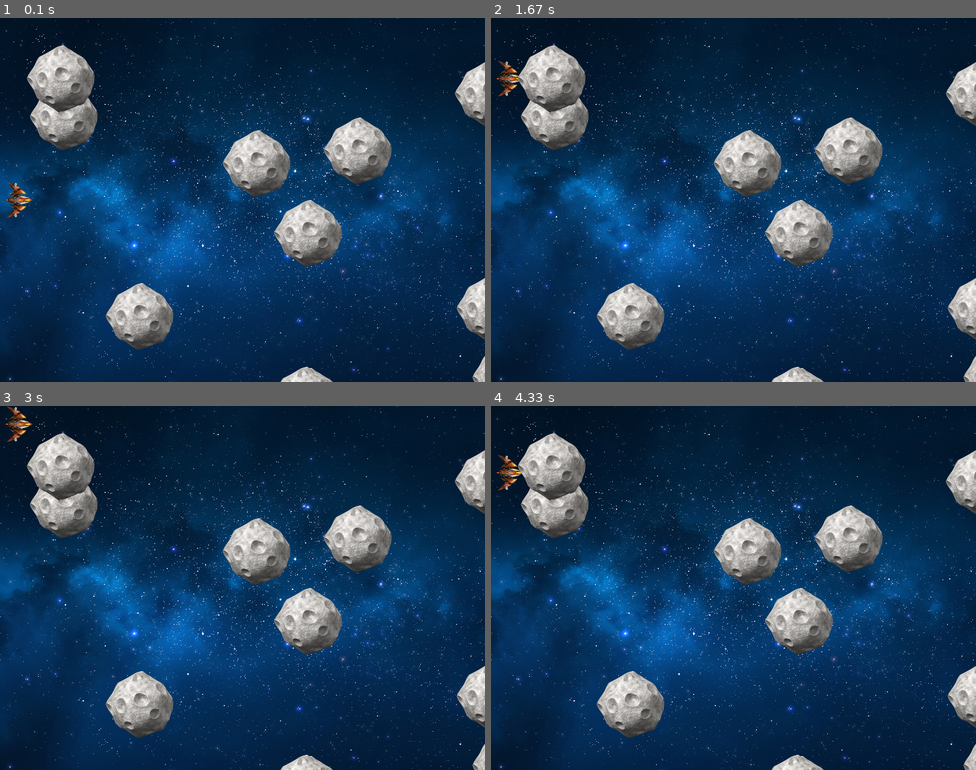
Above: before the commit, frames 1-4 (two rows, left to right).
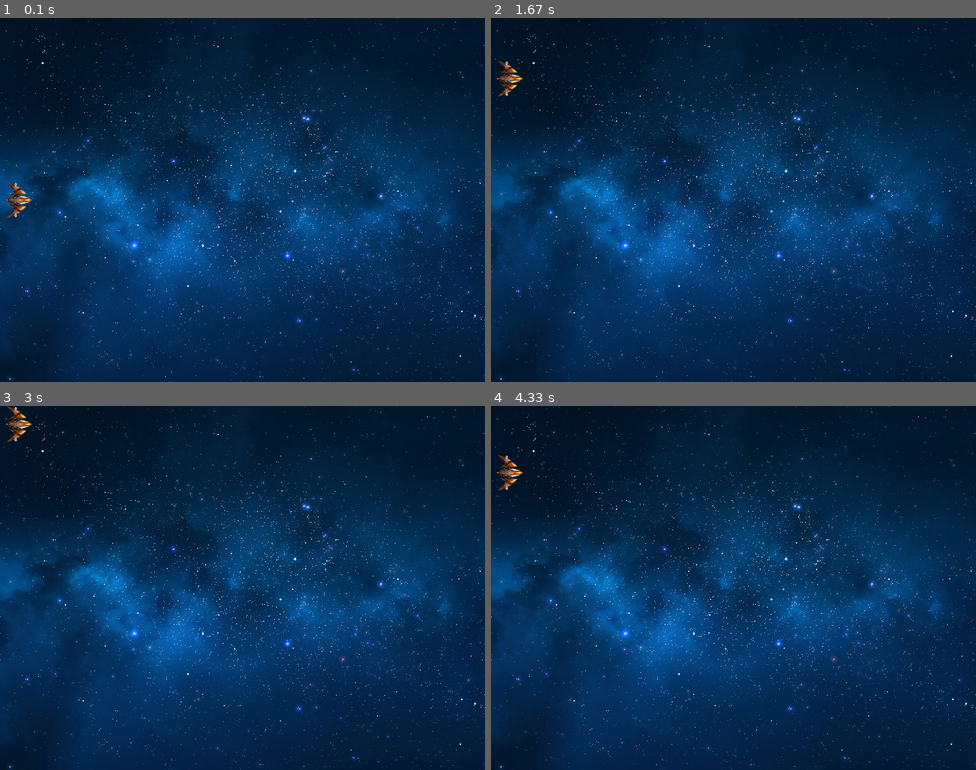
Above: after the commit, the same moments.

Repository: CristhianRave/Proceso_Pygame
Game: pygame game, started from main.py
Two runs of this game, one before a commit and one after it. Both use one fixed random seed, a clock stepped at 60 frames per second and the inputs below.
Inputs:
- Up to frame 1 (0.1 s): no input
- Up to frame 2 (1.67 s): hold Up 0.33-0.8 s; hold Down 0.83-1.13 s; hold Up 1.17-1.53 s; hold Down from 1.57 s (still down)
- Up to frame 3 (3 s): release Down at 1.93 s; hold Up 1.97-2.27 s; hold Down 2.3-2.6 s; hold Up from 2.63 s (still down)
- Up to frame 4 (4.33 s): release Up at 3 s; hold Down 3.03-3.4 s; hold Up 3.43-3.73 s; hold Down 3.77-4.07 s; hold Up from 4.1 s (still down)

The runs differ from the first frame. In frame 1, 12% of the frame differs, in the area x 5-100%, y 7-100%; in frame 2, 12%; in frame 3, 12%; in frame 4, 12%.

Commit message:
first commit

Diff:
--- a/entities.py
+++ b/entities.py
@@ -37,7 +37,7 @@
     h = 42
 
 
-    def __init__(self, x = 0, y = 0):
+    def __init__(self, x = 770, y = 0):
 
         self.x = x
         self.y = y
@@ -61,7 +61,6 @@
     def image(self):
         return self.imagenes[2]
 
-
     @property
     def position(self):
         return self.x, self.y
--- a/main.py
+++ b/main.py
@@ -25,8 +25,8 @@
         self.allSprites.add(self.asteroides)
 
         self.asteroide = []
-        for i in range(10):
-            ast = Asteroide(randint(0, 750), randint(0, 550))
+        for i in range(6):
+            ast = Asteroide(randint(770, 800), randint(0,500))
             self.asteroide.append(ast)
 
     def gameOver(self):
@@ -64,7 +64,6 @@
             for i in self.asteroide:
                 self.screen.blit(i.image, i.position)
 
-
             self.allSprites.update(dt)
             self.allSprites.draw(self.screen)
 
